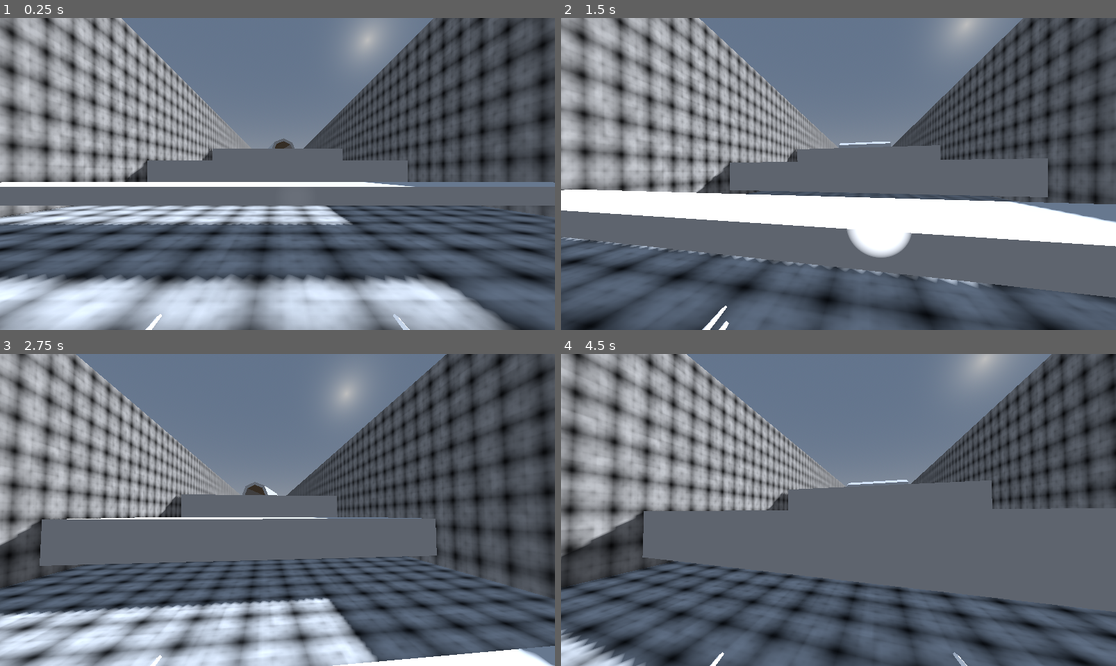
Above: before the commit, frames 1-4 (two rows, left to right).
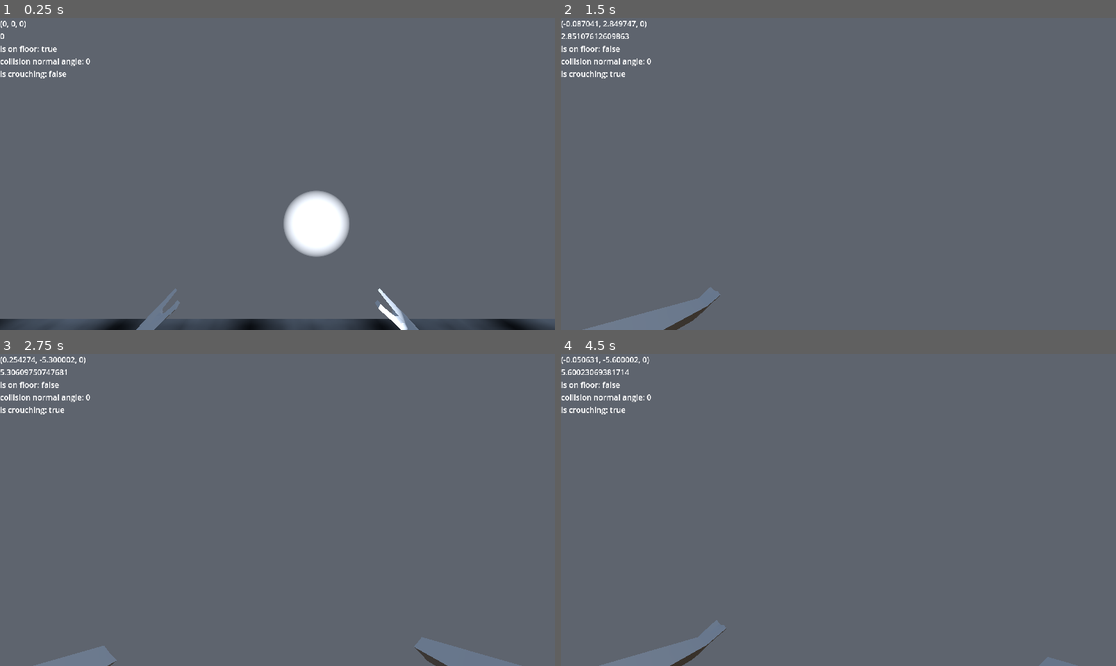
Above: after the commit, the same moments.

Repository: DISN-kolo/godot-3d-runner-controller
Game: Godot game, scene res://scenes/world.tscn
The game is run twice, just before and just after one commit, with the same random seed, the same clock (stepped at 60 frames per second) and the same inputs. The engine's default icon, where the game draws it, is replaced by a stand-in: a white triangle on a blue panel in a dark square.
Inputs (mouse positions are in pixels of both pictures, inside the frame that each line leads up to):
- Up to frame 1 (0.25 s): no input
- Up to frame 2 (1.5 s): tap Enter (ui_accept) at 0.5, 1.35 s; move the mouse to (866, 174) at 0.52 s; hold Enter (ui_accept) 0.53-1.28 s; hold Up (ui_up) from 0.53 s (still down); tap Ctrl (crouch) at 0.6 s; move the mouse to (810, 174) at 1.27 s
- Up to frame 3 (2.75 s): keep holding Up (ui_up); tap Enter (ui_accept) at 1.52, 1.82 s; tap Ctrl (crouch) at 1.55, 2.1 s; move the mouse to (288, 503) at 2.02 s; hold Enter (ui_accept) from 2.03 s (still down)
- Up to frame 4 (4.5 s): keep holding Up (ui_up); move the mouse to (832, 516) at 2.77 s; release Enter (ui_accept) at 2.78 s; tap Shift (sprint) at 2.85 s; tap Enter (ui_accept) at 3.02, 3.32, 3.77, 3.8, 4.07 s; tap Ctrl (crouch) at 3.05, 4.35 s; move the mouse to (877, 513) at 3.52 s; hold Alt (zoom) 3.53-4.28 s; move the mouse to (794, 506) at 4.27 s

The runs differ from the first frame. In frame 1, 69% of the frame differs, in the area x 0-100%, y 0-100%; in frame 2, 62%; in frame 3, 68%; in frame 4, 57%.

Commit message:
fixed climb a bit and other stuff

Diff:
--- a/interface.tscn
+++ b/interface.tscn
@@ -1,7 +1,7 @@
 [gd_scene load_steps=3 format=3 uid="uid://c41xhih56iy40"]
 
 [ext_resource type="Script" path="res://scripts/superface.gd" id="1_2jvvk"]
-[ext_resource type="Texture2D" uid="uid://cxq575dt2ivn6" path="res://icon.svg" id="1_gs2rb"]
+[ext_resource type="Texture2D" uid="uid://bffqu3lv2ish8" path="res://misc/spacetoclimb.png" id="2_dvq55"]
 
 [node name="interface" type="Control"]
 layout_mode = 3
@@ -13,13 +13,12 @@
 mouse_filter = 2
 script = ExtResource("1_2jvvk")
 
+[node name="Label" type="Label" parent="."]
+layout_mode = 0
+offset_right = 40.0
+offset_bottom = 23.0
+
 [node name="Sprite2D" type="Sprite2D" parent="."]
-position = Vector2(71, 77)
-texture = ExtResource("1_gs2rb")
-
-[node name="RichTextLabel" type="RichTextLabel" parent="."]
-layout_mode = 0
-offset_left = 20.0
-offset_top = 156.0
-offset_right = 60.0
-offset_bottom = 196.0
+position = Vector2(172.5, 515.5)
+scale = Vector2(3.5, 3.5)
+texture = ExtResource("2_dvq55")
--- a/player.tscn
+++ b/player.tscn
@@ -176,6 +176,13 @@
 bind/46/bone = -1
 bind/46/pose = Transform3D(6.0657e-31, -1, 7.54979e-08, 1, 1.26217e-08, -5.58794e-08, -4.38952e-38, 7.23662e-08, 1, 1.0123, -1.13899, 0.0279264)
 
+[sub_resource type="Curve3D" id="Curve3D_45ovb"]
+_data = {
+"points": PackedVector3Array(0, 0, 0, 0, 0, 0, 0, 0, 0, 0, 0, 0, 0, 0, 0, 0, 0, -1.2),
+"tilts": PackedFloat32Array(0, 0)
+}
+point_count = 2
+
 [sub_resource type="AnimationLibrary" id="AnimationLibrary_coe3p"]
 _data = {
 "RESET": ExtResource("4_hlwaj"),
@@ -218,7 +225,7 @@
 states/walk/node = SubResource("AnimationNodeBlendTree_dvthj")
 states/walk/position = Vector2(362, -68)
 transitions = ["Start", "idle_hands", SubResource("AnimationNodeStateMachineTransition_1ej3p"), "idle_hands", "walk", SubResource("AnimationNodeStateMachineTransition_riw5n"), "walk", "idle_hands", SubResource("AnimationNodeStateMachineTransition_ygbr8")]
-graph_offset = Vector2(-165, -127)
+graph_offset = Vector2(64, -113)
 
 [node name="Player" type="CharacterBody3D"]
 collision_layer = 2
@@ -230,7 +237,9 @@
 
 [node name="MeshInstance3D" type="MeshInstance3D" parent="."]
 transform = Transform3D(1, 0, 0, 0, 1, 0, 0, 0, 1, 0, 1, 0)
-cast_shadow = 3
+visible = false
+layers = 0
+cast_shadow = 0
 mesh = SubResource("CapsuleMesh_3aa12")
 
 [node name="CollisionShape3D" type="CollisionShape3D" parent="."]
@@ -255,9 +264,10 @@
 [node name="interface" parent="Node3D/CanvasLayer" instance=ExtResource("2_kxxvi")]
 
 [node name="uv_HAAANZ" type="Node3D" parent="Node3D"]
-transform = Transform3D(-1, 0, 9.68575e-08, 0, 1, 0, -9.68575e-08, 0, -1, -9.68575e-09, -1.3, 0.1)
+transform = Transform3D(-1, 0, 9.68575e-08, 0, 1, 0, -9.68575e-08, 0, -1, -9.68575e-09, -0.0496323, 0.1)
 
 [node name="Armature" type="Node3D" parent="Node3D/uv_HAAANZ"]
+transform = Transform3D(1, 0, 0, 0, 1, 0, 0, 0, 1, 1.66533e-16, -1.2167, 0.0936568)
 
 [node name="Skeleton3D" type="Skeleton3D" parent="Node3D/uv_HAAANZ/Armature"]
 bones/0/name = "Main0"
@@ -591,6 +601,7 @@
 bones/46/scale = Vector3(1, 1, 1)
 
 [node name="Cube_001" type="MeshInstance3D" parent="Node3D/uv_HAAANZ/Armature/Skeleton3D"]
+cast_shadow = 0
 mesh = SubResource("ArrayMesh_p2ffs")
 skin = SubResource("Skin_s2xfc")
 
@@ -648,10 +659,28 @@
 
 [node name="Frontnode2" type="Node3D" parent="."]
 
+[node name="Path3D" type="Path3D" parent="Frontnode2"]
+transform = Transform3D(1, 0, 0, 0, 1, 0, 0, 0, 1, 0, 1.9, 0)
+visible = false
+curve = SubResource("Curve3D_45ovb")
+
+[node name="CSGPolygon3D" type="CSGPolygon3D" parent="Frontnode2/Path3D"]
+polygon = PackedVector2Array(-0.01, -0.01, -0.01, 0.01, 0.01, 0.01, 0.01, -0.01)
+mode = 2
+path_node = NodePath("..")
+path_interval_type = 0
+path_interval = 1.0
+path_simplify_angle = 0.0
+path_rotation = 2
+path_local = false
+path_continuous_u = true
+path_u_distance = 1.0
+path_joined = false
+
 [node name="FrontalRaycast" type="RayCast3D" parent="Frontnode2"]
 transform = Transform3D(1, 0, 0, 0, 1, 0, 0, 0, 1, 0, 1.9, 0)
 target_position = Vector3(0, 0, -1.2)
-debug_shape_custom_color = Color(1, 1, 1, 1)
+debug_shape_custom_color = Color(1, 1, 1, 0)
 debug_shape_thickness = 3
 
 [node name="SpotLight3D3" type="SpotLight3D" parent="Frontnode2/FrontalRaycast"]
--- a/project.godot
+++ b/project.godot
@@ -64,3 +64,7 @@
 "events": [Object(InputEventKey,"resource_local_to_scene":false,"resource_name":"","device":-1,"window_id":0,"alt_press …(182 unchanged characters)…
 ]
 }
+
+[rendering]
+
+textures/canvas_textures/default_texture_filter=0
--- a/scenes/world.tscn
+++ b/scenes/world.tscn
@@ -35,6 +35,7 @@
 environment = SubResource("Environment_cro1d")
 
 [node name="Player" parent="." instance=ExtResource("2_q55gr")]
+transform = Transform3D(1, 0, 0, 0, 1, 0, 0, 0, 1, 0, 0, -20)
 
 [node name="level0-runner-test" parent="." instance=ExtResource("4_l1ni5")]
 transform = Transform3D(1, 0, 0, 0, 1, 0, 0, 0, 1, 0, 0, -0.6)
--- a/scripts/OurGuy.gd
+++ b/scripts/OurGuy.gd
@@ -37,14 +37,15 @@
 @onready var upcheck = $upcheck/RayCast3D
 
 var is_climbing = false
+var climb_angle_ok = false
 var is_crouching = false
 var climb_point : Vector3
 var old_point : Vector3
 var old_head_pos_relative : Vector3
+var frontal_collision_normal : Vector3
 
 func _ready():
 	Input.set_mouse_mode(Input.MOUSE_MODE_CAPTURED)
-	hud.visible = false
 
 func _unhandled_input(event):
 	if event is InputEventMouseMotion:
@@ -53,6 +54,7 @@
 		upper_raycasts.rotate_y(-event.relative.x * SENSITIVITY)
 		camera.rotate_x(-event.relative.y * SENSITIVITY)
 		camera.rotation.x = clamp(camera.rotation.x, -PI/2, PI/2)
+		$Node3D/uv_HAAANZ.rotation.x = -camera.rotation.x/1.1
 
 func _physics_process(delta):
 
@@ -64,7 +66,7 @@
 		else: Input.set_mouse_mode(Input.MOUSE_MODE_CAPTURED)
 
 	# crouching
-	if Input.is_action_just_pressed("crouch"):
+	if Input.is_action_just_pressed("crouch") and not is_climbing:
 		upcheck.force_raycast_update()
 		if is_crouching and not upcheck.is_colliding():
 			is_crouching = false
@@ -90,16 +92,18 @@
 				head.position.y = 1.0
 				upper_raycasts.position.y = -1.05
 				frontnode.scale.y = 0.5
+				$Node3D/uv_HAAANZ.position = Vector3(0, 0.05, 0.1)
 			elif not is_crouching:
 				print("ending crouch")
 				movement_multiplier = 1.0
 				collision.scale.y = 1.0
 				collision.position.y = 1.0001
 				mesh.scale.y = 1.0
-				mesh.position.y = 1.0
+				mesh.position.y = 1.05
 				head.position.y = 1.51
 				upper_raycasts.position.y = 0.0
 				frontnode.scale.y = 1.0
+				$Node3D/uv_HAAANZ.position = Vector3(0, -0.05, 0.1)
 	if Input.is_action_just_pressed("zoom"):
 		movement_multiplier /= 1.5
 	if Input.is_action_just_released("zoom"):
@@ -119,20 +123,18 @@
 			speed = WALK_SPEED * delta * 100 * movement_multiplier
 
 	# Handle Jump.
-	if can_climb():
-		hud.visible = true
-	else:
-		hud.visible = false
+	hud.indicator_visibility(can_climb() or is_climbing)
 	if Input.is_action_pressed("ui_accept"):
 		one_frontal_raycast.position.y = 1.9
 		if can_climb() and not is_climbing:
 			is_climbing = true
 			var colpoint : Vector3
 			var results : Dictionary
-			for i in range(19, 0, -1):
-				one_frontal_raycast.position.y = i/10.0
+			for i in range(190, 0, -1):
+				one_frontal_raycast.position.y = i/100.0
 				one_frontal_raycast.force_raycast_update()
 				if one_frontal_raycast.is_colliding():
+					frontal_collision_normal = one_frontal_raycast.get_collision_normal()
 					results = space.intersect_ray(
 						PhysicsRayQueryParameters3D.create(
 							one_frontal_raycast.get_collision_point() +
@@ -143,6 +145,7 @@
 					)
 					break
 			if results.is_empty():
+				print("empty results")
 				is_climbing = false
 				if first_jump and floorer > 0.001: #leniency = = =
 					first_jump = false
@@ -165,7 +168,10 @@
 	if Input.is_action_just_pressed("ui_accept"):
 		if first_jump and floorer > 0.001 and not (can_climb() and not is_climbing) and fresh_jump >= 0.95: #leniency ^^^
 			first_jump = false
-			velocity.y = JUMP_VELOCITY
+			if is_crouching:
+				velocity.y = JUMP_VELOCITY * sqrt(movement_multiplier)
+			else:
+				velocity.y = JUMP_VELOCITY
 
 
 	# Get the input direction and handle the movement/deceleration.
@@ -175,13 +181,9 @@
 	if is_on_floor():
 		if not is_climbing:
 			if direction:
-#				$AnimationTree.set("parameters/conditions/reset", false)
-#				$AnimationTree.set("parameters/conditions/walk", true)
 				velocity.x = direction.x * speed
 				velocity.z = direction.z * speed
 			else:
-#				$AnimationTree.set("parameters/conditions/walk", false)
-#				$AnimationTree.set("parameters/conditions/reset", true)
 				velocity.x = 0
 				velocity.z = 0
 				velocity.x = lerp(velocity.x, direction.x * speed, 5.0 * delta)
@@ -189,13 +191,16 @@
 	else:
 		velocity.x = lerp(velocity.x, direction.x * speed, 3.0 * delta)
 		velocity.z = lerp(velocity.z, direction.z * speed, 3.0 * delta)
-#	$AnimationPlayer.speed_scale = 1 - float(is_crouching)/1.2
 	$AnimationTree.set("parameters/conditions/walk", is_on_floor() and not is_climbing and direction)
-#	$AnimationTree.set("parameters/conditions/walk", is_on_floor() and not is_climbing and direction and not is_crouching)
 	$AnimationTree.set("parameters/conditions/reset", not(is_on_floor() and not is_climbing and direction))
-#	print($AnimationTree.get_tree_root().get_node("slowwalk").get_node("TimeScale").set_scale(20))
 	$AnimationTree.set("parameters/walk/TimeScale/scale", (speed/WALK_SPEED)/2)
+
 	move_and_slide()
+	hud.text_display(str(velocity) + '\n' +
+					str(velocity.length()) + '\n' +
+					'is on floor: ' + str(is_on_floor()) + '\n' +
+					'collision normal angle: ' + str(frontal_collision_normal.angle_to(Vector3.UP)) + '\n' +
+					'is crouching: ' + str(is_crouching))
 
 	# camera fov
 	var fov_velocity_clamped = clamp(Vector2(velocity.x, velocity.z).length(), 0, SPRINT_SPEED * 2)
@@ -206,13 +211,18 @@
 
 func can_climb():
 	var can_climb_var = false
-	for i in range(19, 0, -1):
-		one_frontal_raycast.position.y = i/10.0
+	for i in range(190, 0, -1):
+		one_frontal_raycast.position.y = i/100.0
 		one_frontal_raycast.force_raycast_update()
+		if one_frontal_raycast.get_collision_normal().angle_to(Vector3.UP) < PI/2-0.2:
+			continue
 		if one_frontal_raycast.is_colliding():
 			can_climb_var = true
 	for oneraycast in upper_raycasts.get_children():
 		oneraycast.force_raycast_update()
 		if oneraycast.is_colliding():
 			can_climb_var = false
+	upcheck.force_raycast_update()
+	if upcheck.is_colliding():
+		can_climb_var = false
 	return can_climb_var
--- a/scripts/superface.gd
+++ b/scripts/superface.gd
@@ -1,11 +1,10 @@
 extends Control
 
+func _ready():
+	$Label.text = 'initializing label...'
 
-# Called when the node enters the scene tree for the first time.
-func _ready():
-	pass # Replace with function body.
+func indicator_visibility(vis):
+	$Sprite2D.visible = vis
 
-
-# Called every frame. 'delta' is the elapsed time since the previous frame.
-func _process(delta):
-	pass
+func text_display(text):
+	$Label.text = str(text)
--- a/uv_haaanz.tscn
+++ b/uv_haaanz.tscn
@@ -569,12 +569,14 @@
 skin = SubResource("Skin_s2xfc")
 
 [node name="left" type="SkeletonIK3D" parent="Armature/Skeleton3D"]
+process_priority = 1
 root_bone = &"Bicep.L"
 tip_bone = &"Wrist.L"
 target_node = NodePath("../../leftmarker")
 script = ExtResource("1_ifjnw")
 
 [node name="right" type="SkeletonIK3D" parent="Armature/Skeleton3D"]
+process_priority = 1
 root_bone = &"Bicep.R"
 tip_bone = &"Wrist.R"
 target_node = NodePath("../../rightmarker")
Binary file added: misc/spacetoclimb.png
Not shown, added: misc/spacetoclimb.png.import
Not shown: 1 places in player.tscn that only renumber resources
